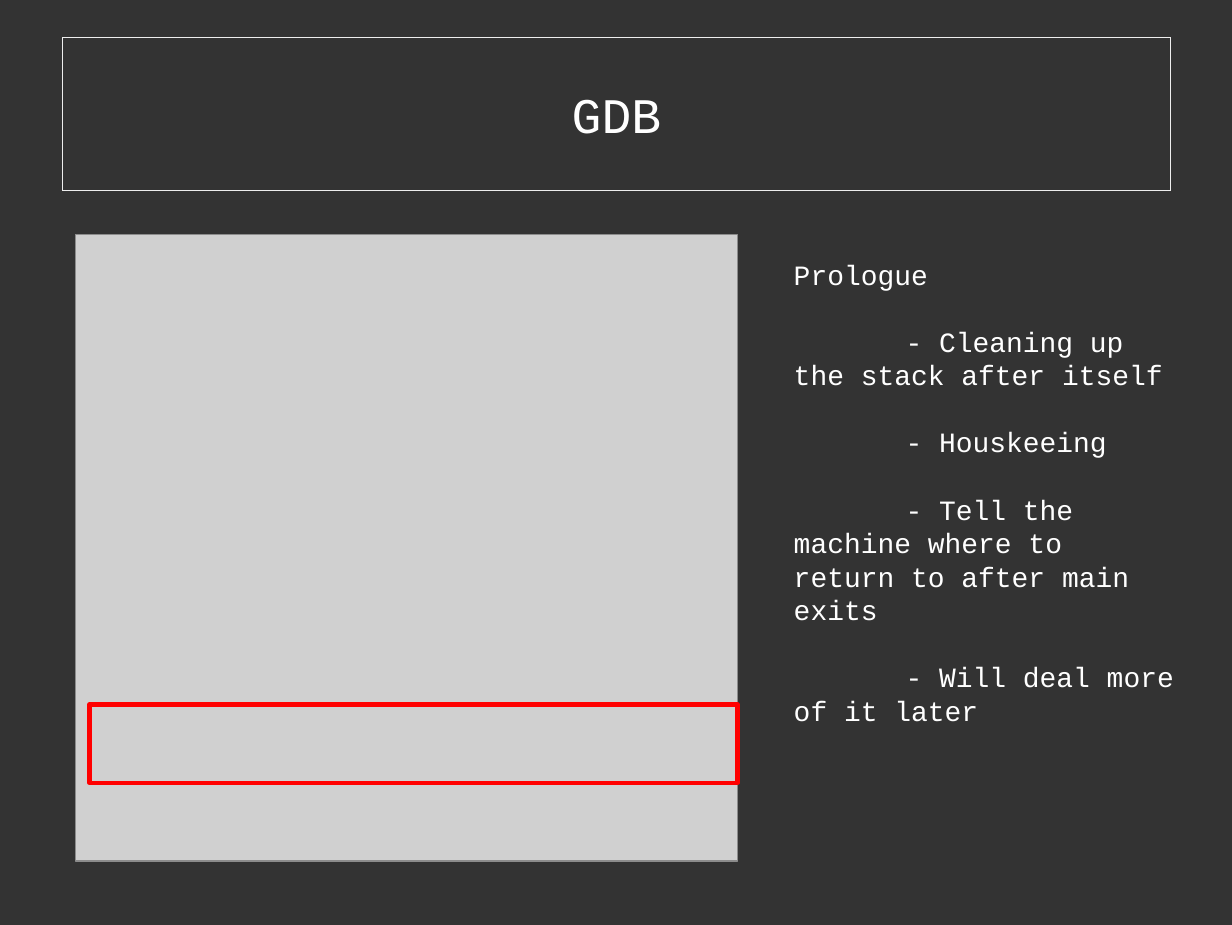
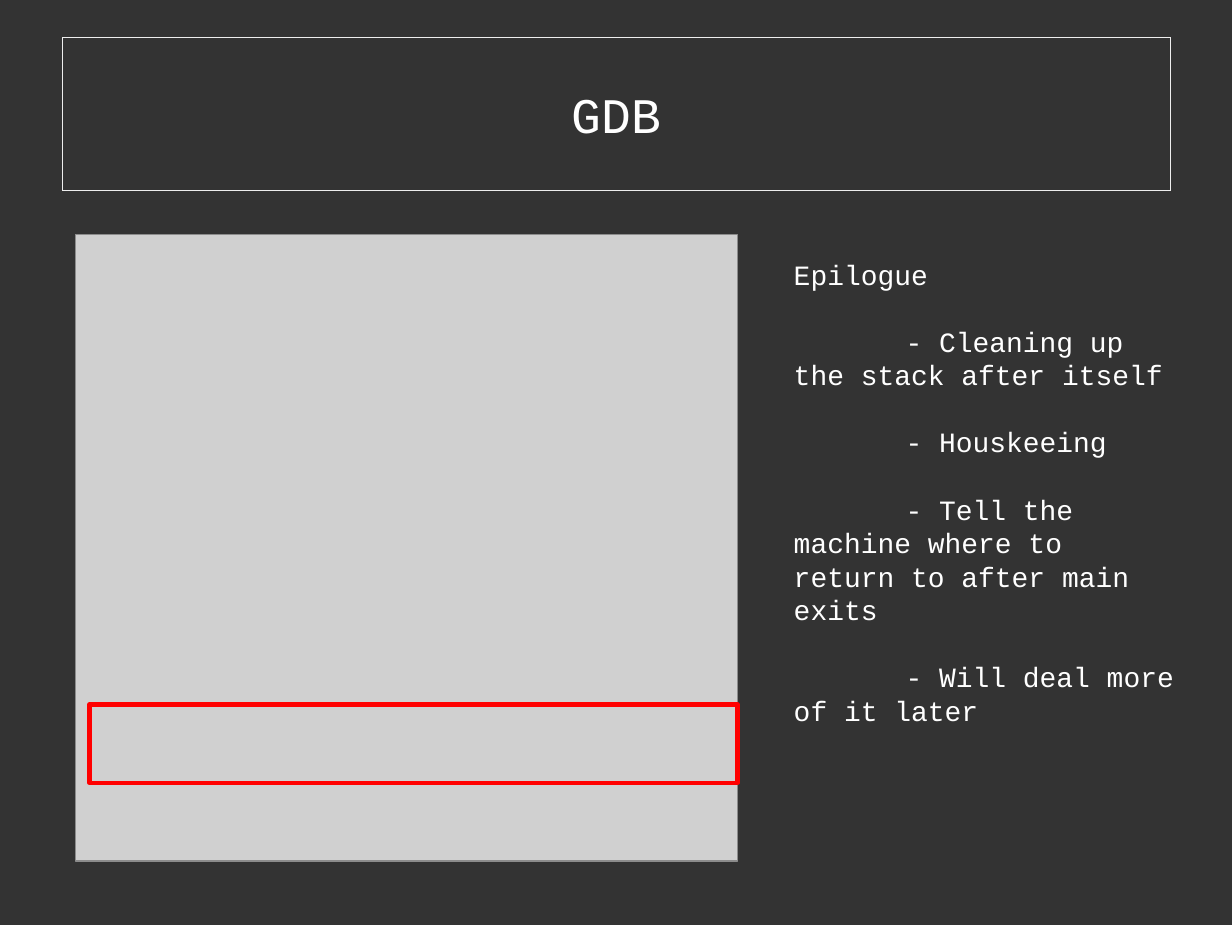
Before and after one commit to cExplr/Reversing_Basics, a slide deck: slide 55 of reversingBasics.odp. Drawn at 1232x925 pixels with LibreOffice and Linux fonts; fonts in the diff are those of the drawing; grey boxes stand for pictures. Boxes give left, top, right and bottom in pixels: in the first picture for what was removed or moved away, otherwise in the second. Text is boxed around its words. In the diff, an @@ line names an element or a change of style, - is before the commit and + after.

Commit message:
Updated slides to include epilogue

```diff
--- a/reversingBasics.odp
+++ b/reversingBasics.odp
@@ text at (x1=794, y1=265, x2=928, y2=291): text changed @@
-Prologue
+Epilogue
```
Also in this commit, not shown: 8 other slides changed, 14 slides added, 5 other files.
